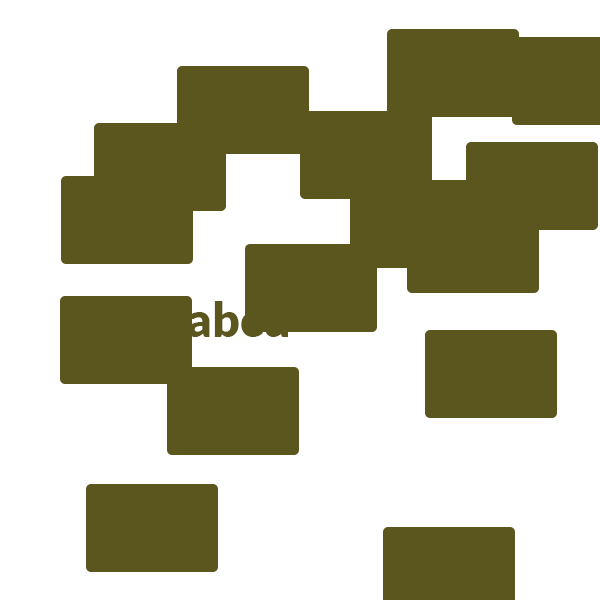
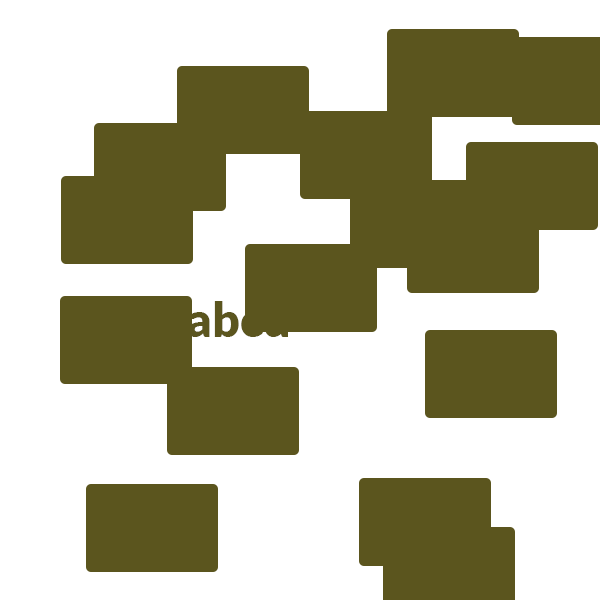
Comparing the layer stacks of the two 600 × 600 images. Changes:
added layer "Rounded Rectangle 16" above "Rounded Rectangle 15" over left=359, top=478, right=491, bottom=566
